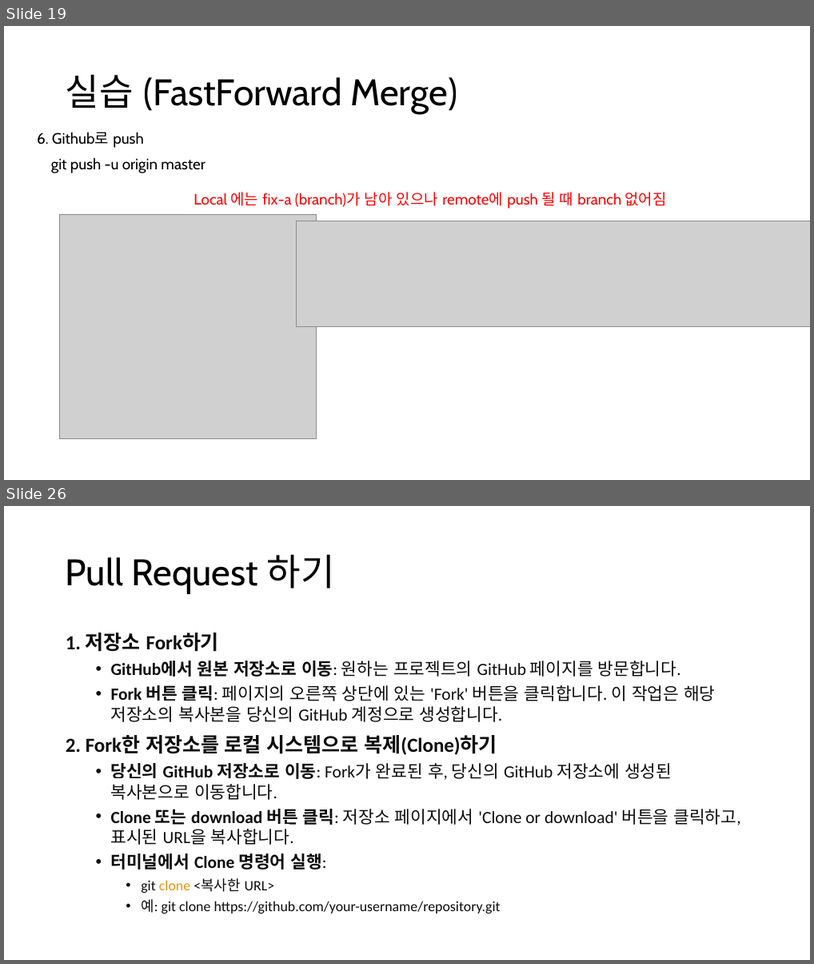
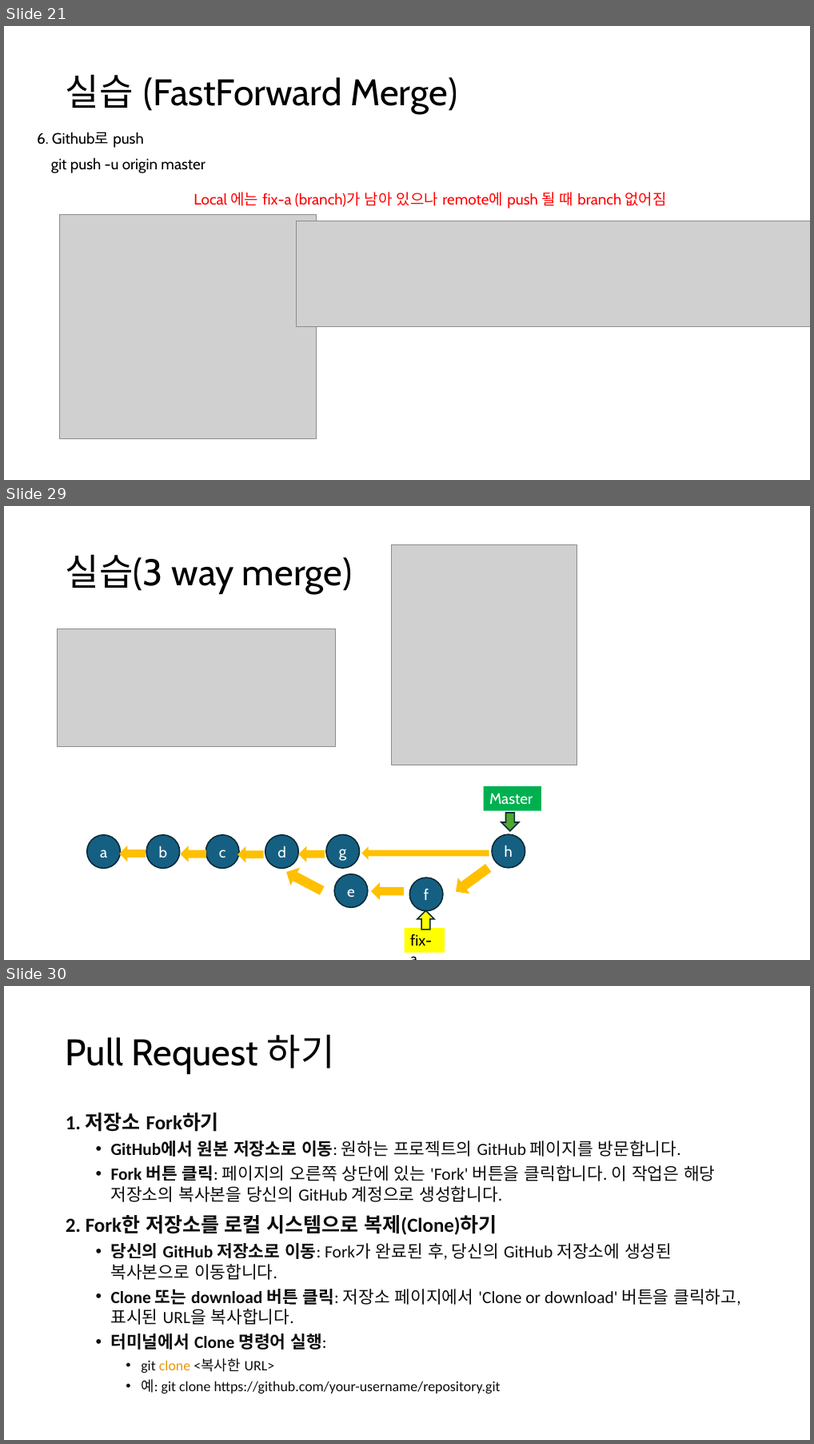
Before and after one commit to Joseph-GM/ppt-git, a slide deck: git-github-joseph.pptx. Shown one above the other, each under a label of ours: slides 19 and 26 before the commit, slides 21, 29 and 30 after it; the slides between them are not shown. The pictures are 814x964 and 814x1444 pixels, drawn with LibreOffice and Linux fonts; fonts in the diff are those of the drawing; grey boxes stand for pictures. Boxes give left, top, right and bottom in pixels: in the first picture for what was removed or moved away, otherwise in the second. Text is boxed around its words. In the diff, an @@ line names an element or a change of style, - is before the commit and + after.

```diff
--- a/git-github-joseph.pptx
+++ b/git-github-joseph.pptx
@@ slide 29 added at (4, 506, 810, 960), background #FFFFFF @@
@@ picture added at (392, 544, 578, 765) @@
@@ title added at (66, 554, 352, 594), 44 pt, text #000000 @@
+실습(3 way merge)
@@ picture added at (58, 629, 335, 747) @@
@@ rectangle added at (484, 786, 542, 810), fill #00B050, 18 pt, text #FFFFFF @@
+Master
@@ down arrow added at (502, 812, 519, 831), fill #4EA72E, outline #092A39 1.5 pt @@
@@ ellipse added at (326, 835, 360, 868), fill #156082, outline #092A39 1.5 pt, 18 pt, text #FFFFFF @@
+g
@@ ellipse added at (492, 835, 526, 868), fill #156082, outline #092A39 1.5 pt, 18 pt, text #FFFFFF @@
+h
@@ group added at (87, 835, 298, 868): 4 ellipses, 3 right arrows @@
+a
+b
+c
+d
@@ right arrow added at (283, 864, 326, 897), fill #FFC000, outline #FFC000 1.5 pt @@
@@ right arrow added at (300, 847, 325, 860), fill #FFC000, outline #FFC000 1.5 pt @@
@@ right arrow added at (362, 848, 489, 858), fill #FFC000, outline #FFC000 1.5 pt @@
@@ right arrow added at (452, 861, 493, 897), fill #FFC000, outline #FFC000 1.5 pt @@
@@ ellipse added at (335, 874, 368, 907), fill #156082, outline #092A39 1.5 pt, 18 pt, text #FFFFFF @@
+e
@@ right arrow added at (373, 884, 403, 898), fill #FFC000, outline #FFC000 1.5 pt @@
@@ ellipse added at (410, 877, 443, 911), fill #156082, outline #092A39 1.5 pt, 18 pt, text #FFFFFF @@
+f
@@ down arrow added at (418, 910, 434, 929), fill #FFFF00, outline #092A39 1.5 pt @@
@@ rectangle added at (405, 928, 445, 952), fill #FFFF00, 18 pt, text #000000 @@
+fix-a
@@ what was slide 19 is now slide 21 @@
@@ what was slide 26 is now slide 30 @@
```
Also in this commit, not shown: 6 slides changed, 3 other slides added.
